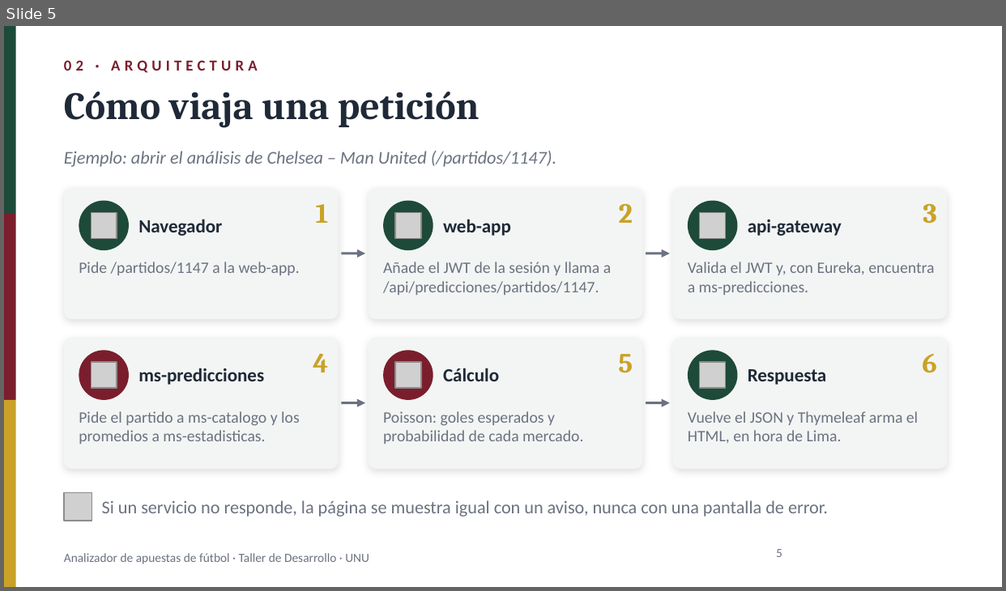
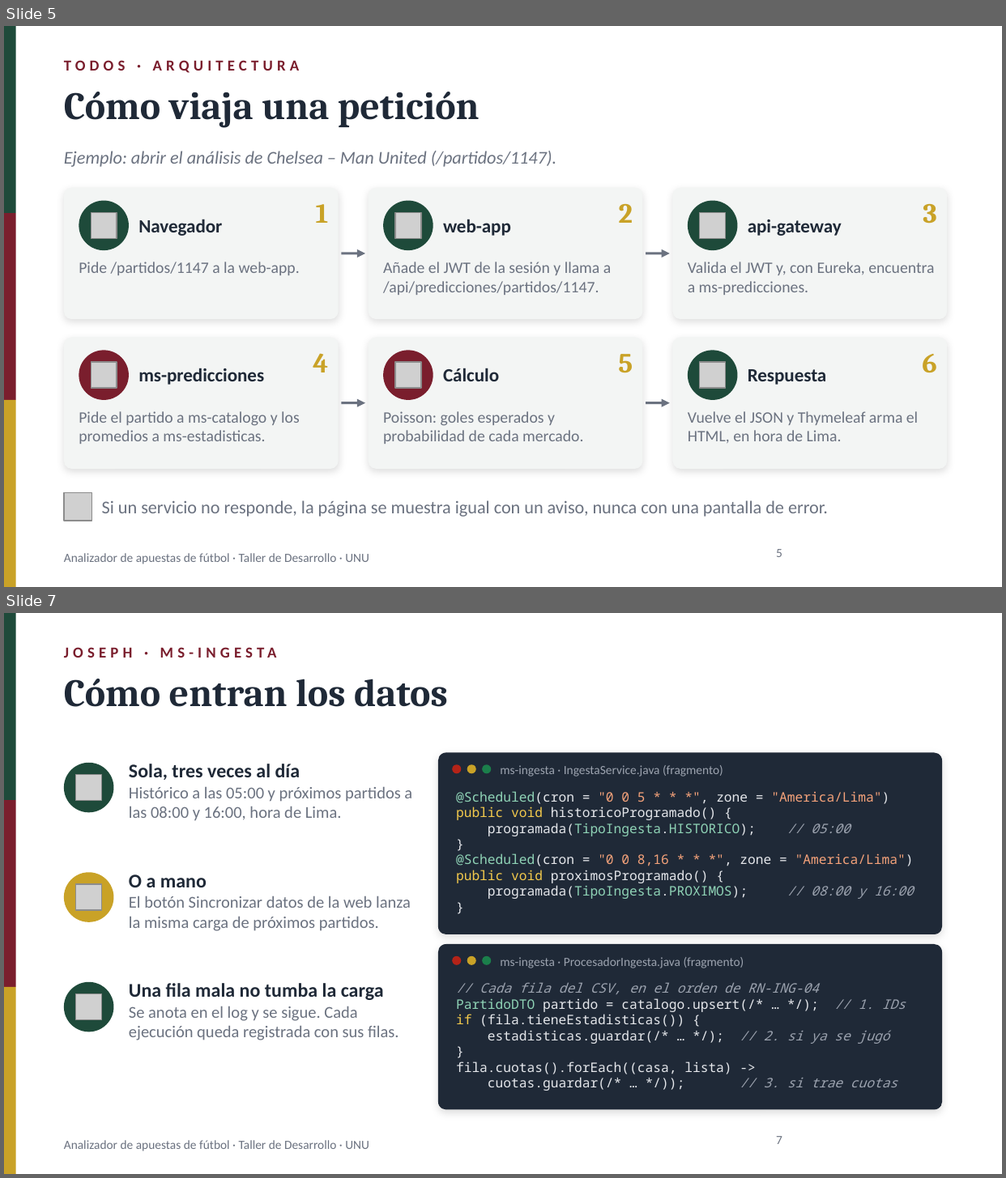
Before and after one commit to Renindstone/app-apuestas-universidad, a slide deck: docs/PresentacionApuestas_2nov2026.pptx. Shown one above the other, each under a label of ours: slide 5 before the commit, slides 5 and 7 after it; the slides between them are not shown. The pictures are 1006x591 and 1006x1178 pixels, drawn with LibreOffice and Linux fonts; fonts in the diff are those of the drawing; grey boxes stand for pictures; background and template pictures are left out. Boxes give left, top, right and bottom in pixels: in the first picture for what was removed or moved away, otherwise in the second. Text is boxed around its words. In the diff, an @@ line names an element or a change of style, - is before the commit and + after.

```diff
--- a/docs/PresentacionApuestas_2nov2026.pptx
+++ b/docs/PresentacionApuestas_2nov2026.pptx
@@ slide 7 added at bbox=[4, 613, 1002, 1174], background #FFFFFF; not listed: 4 template elements that a slide beside it also shows @@
@@ text added at bbox=[64, 643, 942, 668], 11 pt, text #7A1E2D, bold @@
+JOSEPH · MS-INGESTA
@@ text added at bbox=[64, 679, 448, 707], 28 pt, text #1F2937, bold @@
+Cómo entran los datos
@@ rounded rectangle added at bbox=[438, 752, 942, 935], fill #1F2937 @@
@@ ellipse added at bbox=[64, 763, 114, 812], fill #1E4A3A @@
@@ picture added at bbox=[76, 775, 102, 801] @@
@@ text added at bbox=[129, 764, 412, 821], 12 pt, text #6B7280 @@
+Sola, tres veces al día
+Histórico a las 05:00 y próximos partidos a las 08:00 y 16:00, hora de Lima.
@@ ellipse added at bbox=[452, 764, 461, 773], fill #B42318 @@
@@ ellipse added at bbox=[467, 764, 476, 773], fill #C9A227 @@
@@ ellipse added at bbox=[482, 764, 491, 773], fill #1B7F4B @@
@@ text added at bbox=[500, 765, 723, 777], 9 pt, text #9CA3AF @@
+ms-ingesta · IngestaService.java (fragmento)
@@ text added at bbox=[456, 791, 914, 899], 9.5 pt, text #E5E7EB @@
+@Scheduled(cron = "0 0 5 * * *", zone = "America/Lima")
+public void historicoProgramado() {
+programada(TipoIngesta.HISTORICO); // 05:00
+}
+@Scheduled(cron = "0 0 8,16 * * *", zone = "America/Lima")
+public void proximosProgramado() {
+programada(TipoIngesta.PROXIMOS); // 08:00 y 16:00
+}
@@ ellipse added at bbox=[64, 872, 114, 922], fill #C9A227 @@
@@ text added at bbox=[129, 875, 411, 931], 12 pt, text #6B7280 @@
+O a mano
+El botón Sincronizar datos de la web lanza la misma carga de próximos partidos.
@@ picture added at bbox=[76, 884, 102, 910] @@
@@ rounded rectangle added at bbox=[438, 944, 942, 1110], fill #1F2937 @@
@@ ellipse added at bbox=[452, 956, 461, 965], fill #B42318 @@
@@ ellipse added at bbox=[467, 956, 476, 965], fill #C9A227 @@
@@ ellipse added at bbox=[482, 956, 491, 965], fill #1B7F4B @@
@@ text added at bbox=[500, 957, 744, 969], 9 pt, text #9CA3AF @@
+ms-ingesta · ProcesadorIngesta.java (fragmento)
@@ ellipse added at bbox=[64, 982, 114, 1032], fill #1E4A3A @@
@@ picture added at bbox=[76, 995, 102, 1020] @@
@@ text added at bbox=[129, 983, 399, 1041], 12 pt, text #6B7280 @@
+Una fila mala no tumba la carga
+Se anota en el log y se sigue. Cada ejecución queda registrada con sus filas.
@@ text added at bbox=[456, 982, 906, 1091], 9.5 pt, text #E5E7EB @@
+// Cada fila del CSV, en el orden de RN-ING-04
+PartidoDTO partido = catalogo.upsert(/* … */); // 1. IDs
+if (fila.tieneEstadisticas()) {
+estadisticas.guardar(/* … */); // 2. si ya se jugó
+}
+fila.cuotas().forEach((casa, lista) ->
+cuotas.guardar(/* … */)); // 3. si trae cuotas
@@ page number added at bbox=[776, 1136, 782, 1144], 9 pt, text #6B7280 @@
+7
@@ slide 5 changed as well @@
@@ text at bbox=[64, 60, 300, 73]: text changed @@
-02 · ARQUITECTURA
+TODOS · ARQUITECTURA
```
Also in this commit, not shown: 15 other slides changed, 7 other slides added, 1 slide removed, 3 other files.
